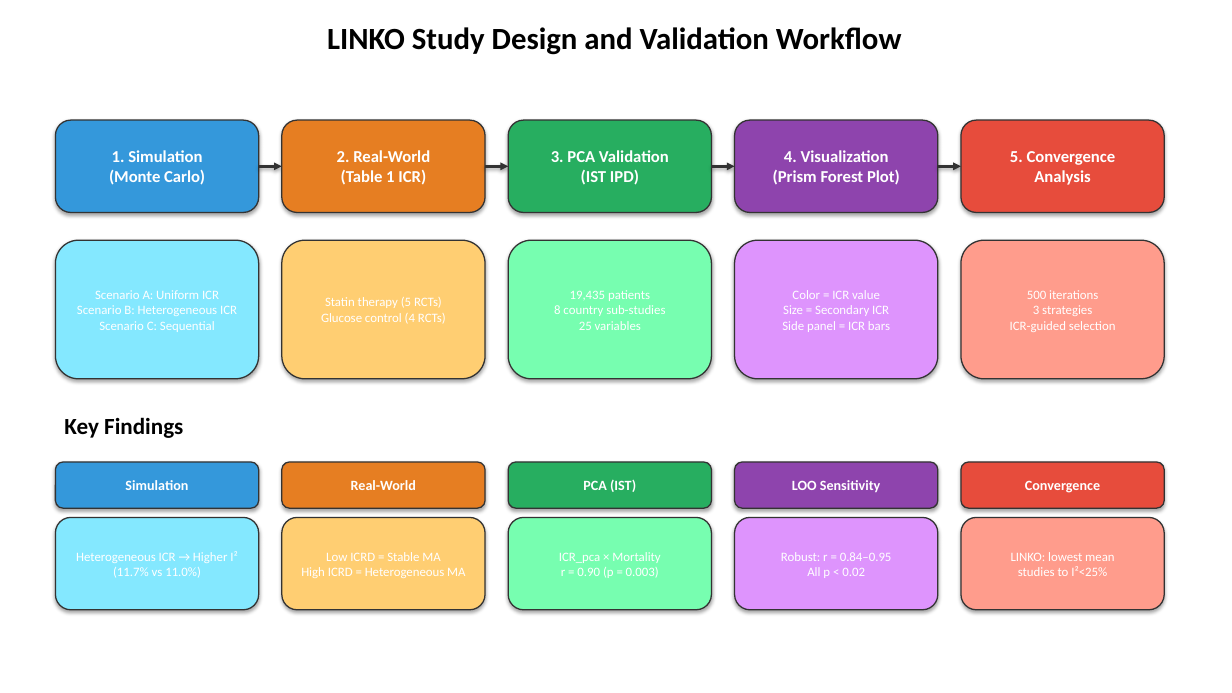
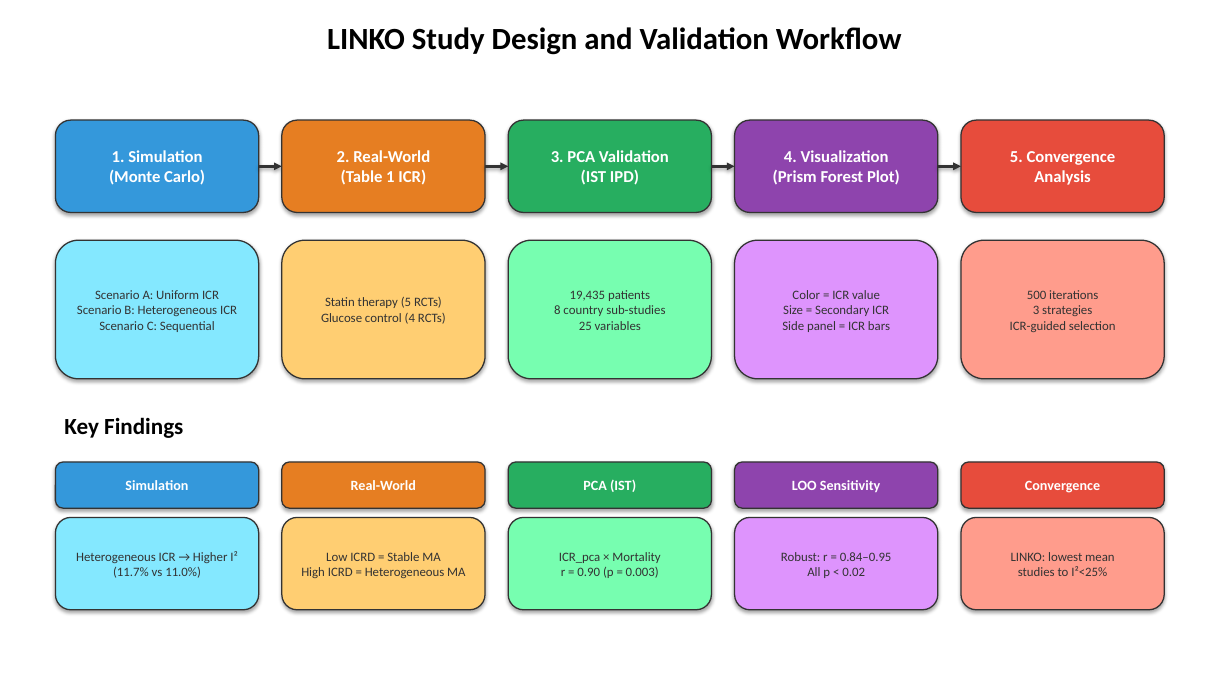
Before and after one commit to bougtoir/linko-icr-paper, a slide deck: slide 4 of icr_paper/ICR_figures_english.pptx. Drawn at 1232x693 pixels with LibreOffice and Linux fonts; fonts in the diff are those of the drawing. Boxes give left, top, right and bottom in pixels: in the first picture for what was removed or moved away, otherwise in the second. Text is boxed around its words. In the diff, an @@ line names an element or a change of style, - is before the commit and + after.

```diff
--- a/icr_paper/ICR_figures_english.pptx
+++ b/icr_paper/ICR_figures_english.pptx
@@ text in rounded rectangle at [77, 290, 237, 332]: text changed; text colour #FFFFFF to #333333 @@
-Scenario A: Uniform ICR
-Scenario B: Heterogeneous ICR
-Scenario C: Sequential
+Scenario A: Uniform ICR
+Scenario B: Heterogeneous ICR
+Scenario C: Sequential
@@ text in rounded rectangle at [321, 297, 446, 324]: text changed; text colour #FFFFFF to #333333 @@
-Statin therapy (5 RCTs)
-Glucose control (4 RCTs)
+Statin therapy (5 RCTs)
+Glucose control (4 RCTs)
@@ text in rounded rectangle at [554, 290, 665, 330]: text changed; text colour #FFFFFF to #333333 @@
-19,435 patients
-8 country sub-studies
-25 variables
+19,435 patients
+8 country sub-studies
+25 variables
@@ text in rounded rectangle at [782, 290, 890, 332]: text changed; text colour #FFFFFF to #333333 @@
-Color = ICR value
-Size = Secondary ICR
-Side panel = ICR bars
+Color = ICR value
+Size = Secondary ICR
+Side panel = ICR bars
@@ text in rounded rectangle at [1010, 290, 1116, 332]: text changed; text colour #FFFFFF to #333333 @@
-500 iterations
-3 strategies
-ICR-guided selection
+500 iterations
+3 strategies
+ICR-guided selection
@@ text in rounded rectangle at [76, 551, 237, 578]: text changed; text colour #FFFFFF to #333333 @@
-Heterogeneous ICR → Higher I²
-(11.7% vs 11.0%)
+Heterogeneous ICR → Higher I²
+(11.7% vs 11.0%)
@@ text in rounded rectangle at [301, 552, 465, 578]: text changed; text colour #FFFFFF to #333333 @@
-Low ICRD = Stable MA
-High ICRD = Heterogeneous MA
+Low ICRD = Stable MA
+High ICRD = Heterogeneous MA
@@ text in rounded rectangle at [559, 552, 660, 578]: text changed; text colour #FFFFFF to #333333 @@
-ICR_pca × Mortality
-r = 0.90 (p = 0.003)
+ICR_pca × Mortality
+r = 0.90 (p = 0.003)
@@ text in rounded rectangle at [781, 552, 892, 578]: text changed; text colour #FFFFFF to #333333 @@
-Robust: r = 0.84–0.95
-All p < 0.02
+Robust: r = 0.84–0.95
+All p < 0.02
@@ text in rounded rectangle at [1011, 552, 1114, 576]: text changed; text colour #FFFFFF to #333333 @@
-LINKO: lowest mean
-studies to I²<25%
+LINKO: lowest mean
+studies to I²<25%
```
Also in this commit, not shown: 3 other slides changed, 2 other files.
